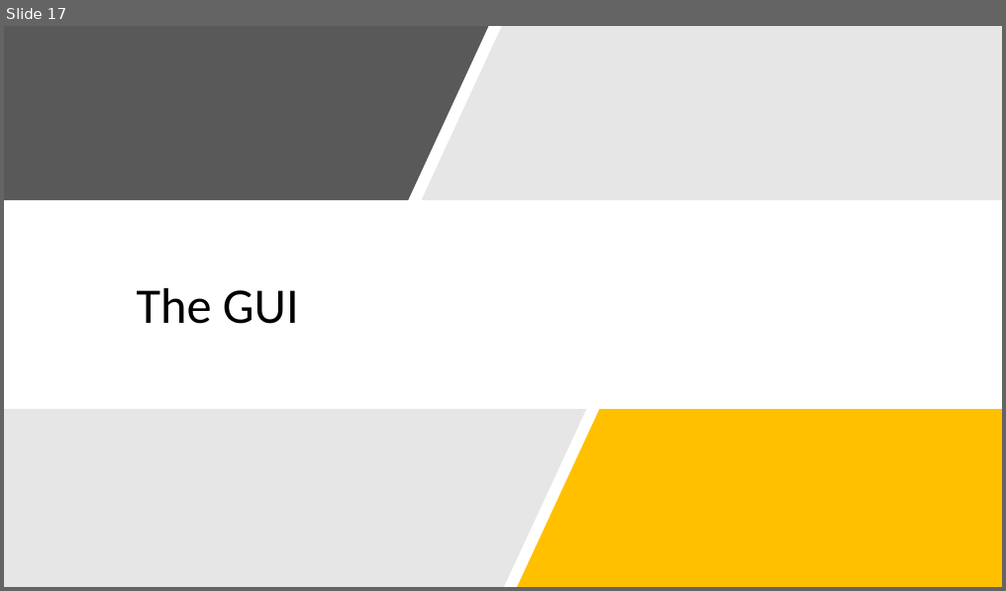
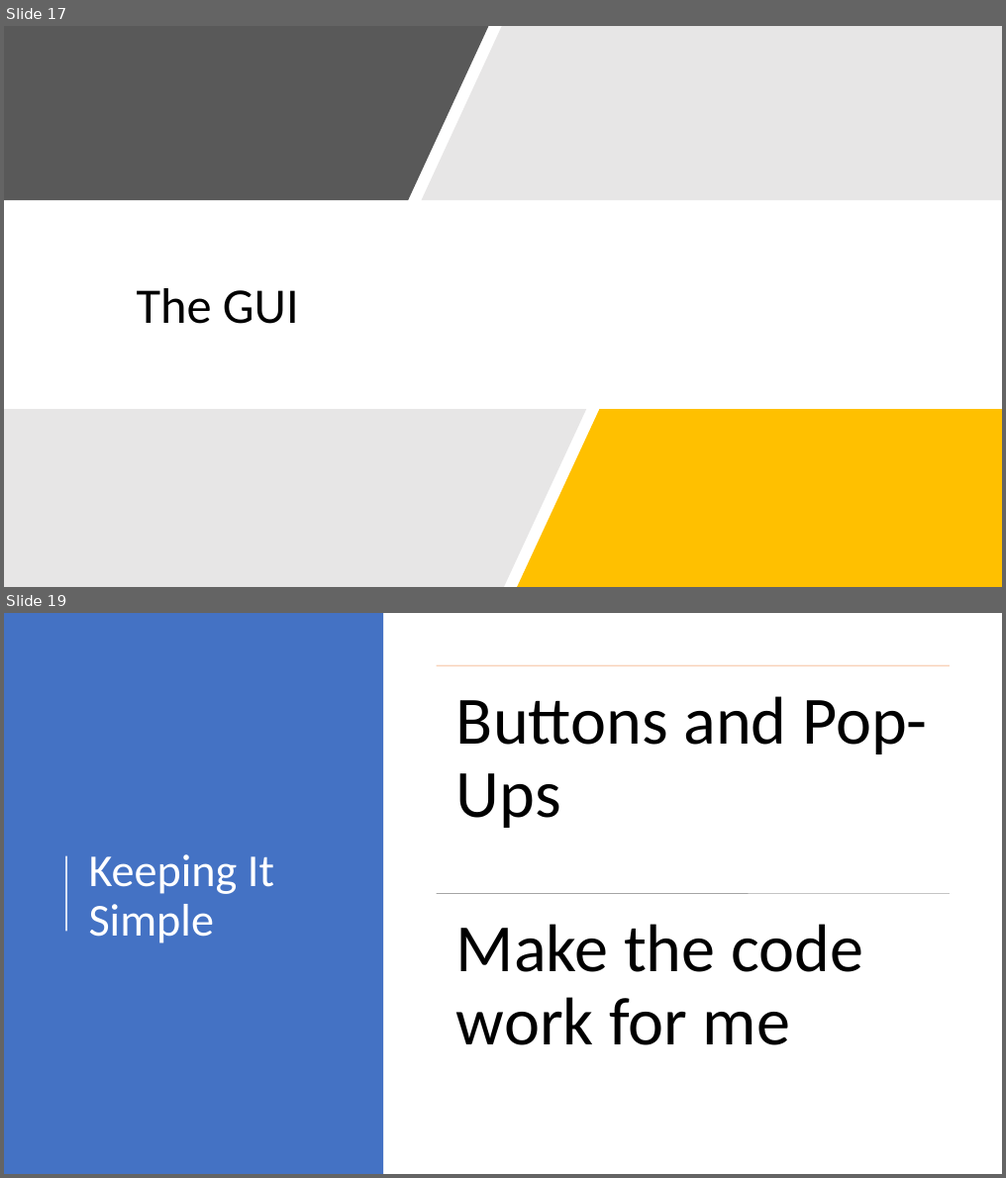
Before and after one commit to ChrisKalahiki/CNN-for-BelgiumTS-and-MNIST, a slide deck: RIPMazeRunner.pptx. Shown one above the other, each under a label of ours: slide 17 before the commit, slides 17 and 19 after it; the slides between them are not shown. The pictures are 1006x591 and 1006x1178 pixels, drawn with LibreOffice and Linux fonts; fonts in the diff are those of the drawing. Boxes give left, top, right and bottom in pixels: in the first picture for what was removed or moved away, otherwise in the second. Text is boxed around its words. In the diff, an @@ line names an element or a change of style, - is before the commit and + after.

```diff
--- a/RIPMazeRunner.pptx
+++ b/RIPMazeRunner.pptx
@@ slide 19 added at (x1=4, y1=613, x2=1002, y2=1174), background #FFFFFF @@
@@ rectangle added at (x1=4, y1=613, x2=383, y2=1174), fill #4472C4 @@
@@ line added from (66, 931) to (66, 857), #FFFFFF 1.5 pt @@
@@ title added at (x1=89, y1=855, x2=274, y2=944), 44 pt, text #FFFFFF @@
+Keeping It Simple
@@ group added at (x1=436, y1=665, x2=949, y2=1046): 2 lines, 2 texts @@
+Buttons and Pop-Ups
+Make the code work for me
```
Also in this commit, not shown: 3 other slides added, 1 other file.
